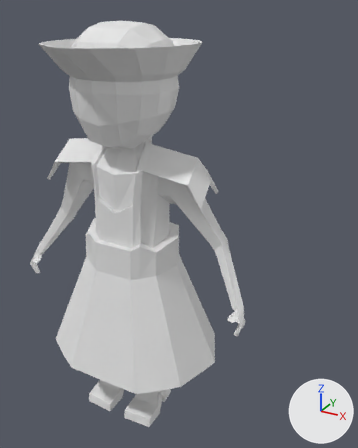
An edit to the Blender file Map/Assets/Models/Sumerians/Summerian_Archer_Advanced/Summerian_Archer_Advanced.blend, drawn before and after from the same camera.
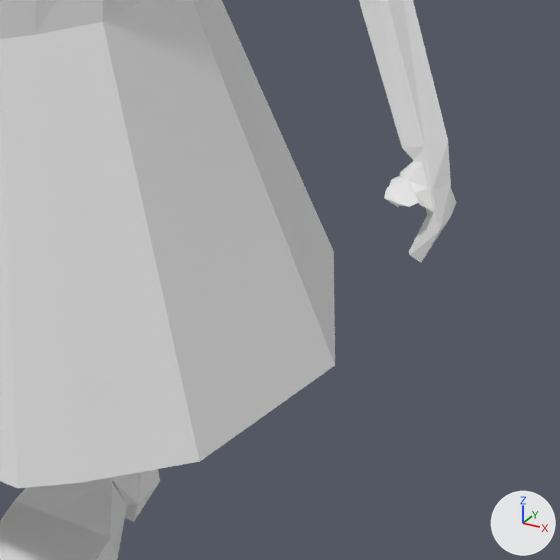
The first picture shows the older version from a 50 mm camera at (1.31, -1.84, 1.02) aimed at (0.24, 0.1, 0.04). The close-ups show both versions on the part from 36% to 76% of the width and 60% to 92% of the height of that picture; other places that the commit changed are outside them. The axes (+X, +Y, +Z) are drawn at lower right. The lights are the same throughout.

The scene before the commit, as lines of its bpy script (objects in view):
```python
me_cube = bpy.data.meshes.new('Cube')
me_cube.from_pydata(...)  # 456 vertices, 427 faces; spans x 0.0..4.7, y -2.98..2.54, z -7.65..6.85
ob_cube = bpy.data.objects.new('Cube', me_cube)
ob_cube.location = (-0.016, 0.065, 0.0)
ob_cube.scale = (0.14, 0.14, 0.14)
_m = ob_cube.modifiers.new('Mirror', 'MIRROR')
_m.use_clip = True
```
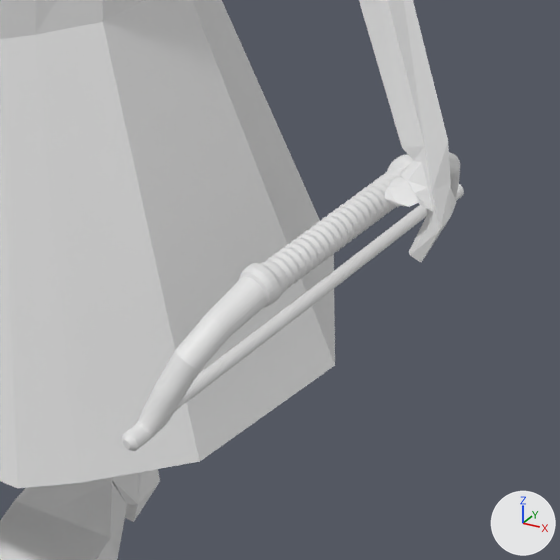
The newer file is also turned or shifted as a whole; pictures and numbers use the older file's frame.

Pixel boxes [x1, y1, x2, y2] of what changed, in the close-ups (560 x 560 px):
'arco', added
    after: [123, 152, 464, 451]

What changed in the scene script:
```text
Add me_cube_001:
    me_cube_001.from_pydata(...)  # 2430 vertices, 2423 faces; spans x 2.92..7.14, y -3.42..1.68, z -3.89..-2.67
Add ob_arco:
    ob_arco = bpy.data.objects.new('arco', me_cube_001)
    ob_arco.location = (-0.016, 0.065, 0.014)
    ob_arco.scale = (0.14, 0.14, 0.14)
```
